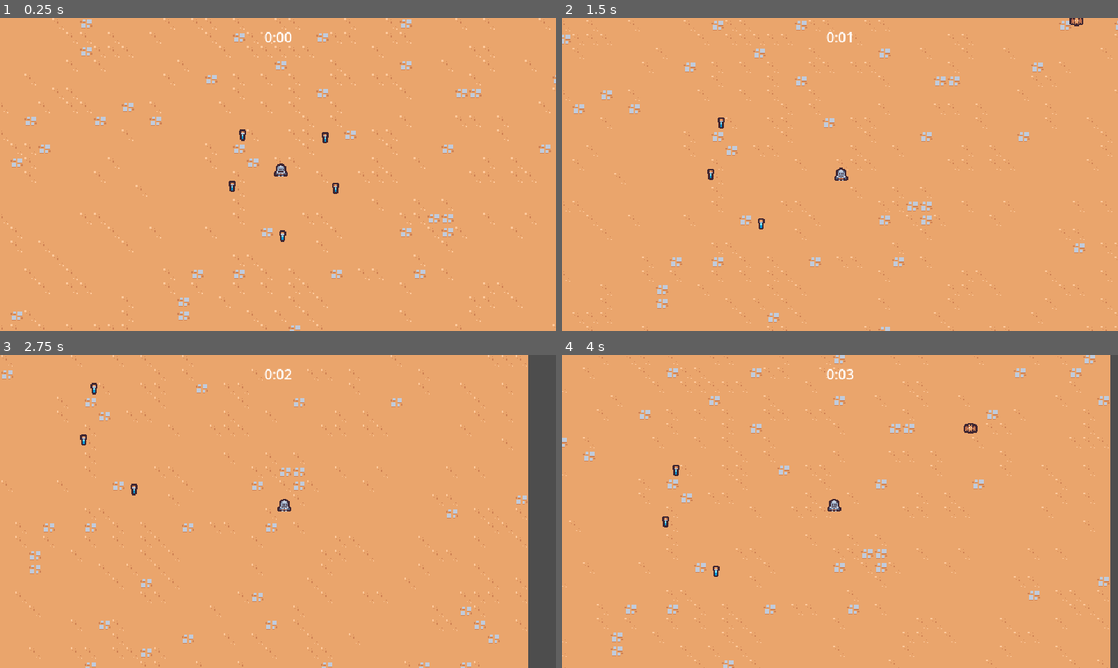
Above: before the commit, frames 1-4 (two rows, left to right).
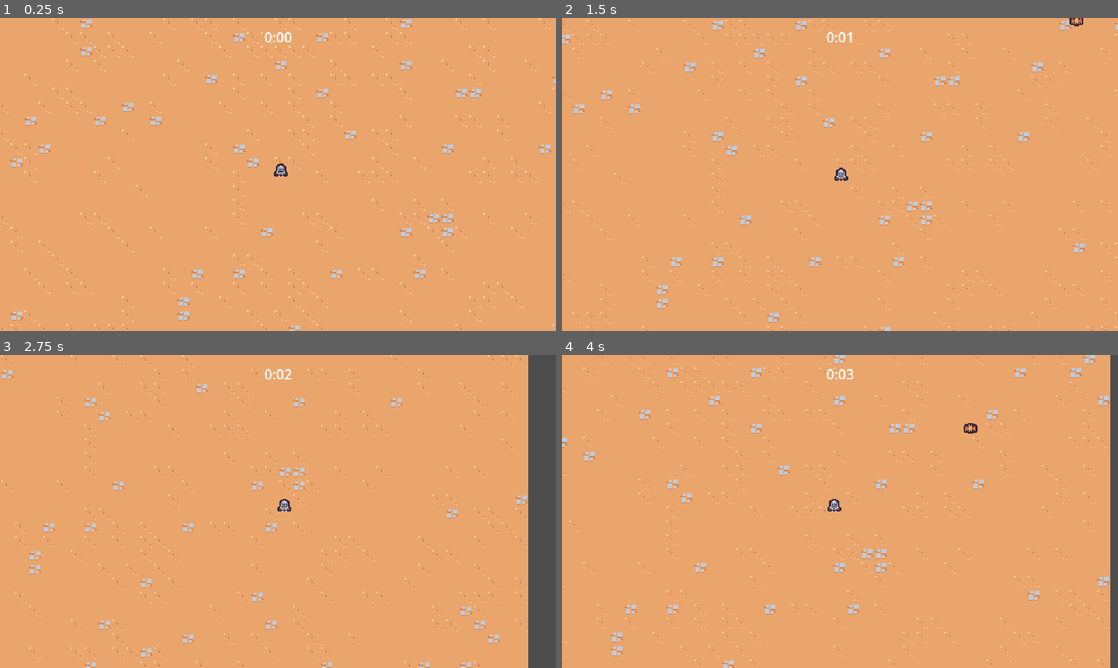
Above: after the commit, the same moments.

Repository: Osama-cs/GameDevPractise
Game: Godot game, scene res://scenes/main/main.tscn
Two runs of this game, one before a commit and one after it. Both use one fixed random seed, a clock stepped at 60 frames per second and the inputs below.
Inputs:
- Up to frame 1 (0.25 s): no input
- Up to frame 2 (1.5 s): hold D (move_right) 0.53-1.28 s; hold S (move_down) from 1.28 s (still down)
- Up to frame 3 (2.75 s): release S (move_down) at 2.03 s; hold D (move_right) from 2.03 s (still down)
- Up to frame 4 (4 s): release D (move_right) at 2.78 s; hold W (move_up) 2.78-3.53 s; hold A (move_left) from 3.53 s (still down)

The runs differ from the first frame. In frame 1, 0.2% of the frame differs, in the area x 41-61%, y 35-72%; in frame 2, 0.1%; in frame 3, 0.1%; in frame 4, 0.1%.

Commit message:
When you destroy an enemy a exp vial drops.

Diff:
--- /dev/null
+++ b/scenes/component/health_component.gd
@@ -0,0 +1,27 @@
+extends Node
+class_name HealthComponent
+
+signal died
+
+@export var max_health: float = 10
+var current_health
+
+func _ready():
+	current_health = max_health
+
+func damage(damage_amount: float):
+	#unoptimal code as it will allow health to go into the minues which we son't want.
+	#current_health -= damage_amount
+	current_health = max(current_health - damage_amount, 0)
+	#This will stop an error from appearing that will not affect the code.
+	Callable(check_death).call_deferred()
+
+
+
+func check_death():
+	if current_health == 0:
+		died.emit()
+		#an owner is a node that the main node of the child node. So right now in the healthComponent
+		#nothing is the owner but in the player node, the Player is the owner of evreything in that
+		#node.
+		owner.queue_free()
--- /dev/null
+++ b/scenes/component/health_component.tscn
@@ -0,0 +1,6 @@
+[gd_scene load_steps=2 format=3 uid="uid://bwfxrp0t0rmss"]
+
+[ext_resource type="Script" path="res://scenes/component/health_component.gd" id="1_cwaom"]
+
+[node name="HealthComponent" type="Node"]
+script = ExtResource("1_cwaom")
--- /dev/null
+++ b/scenes/component/vial_drop_component.gd
@@ -0,0 +1,26 @@
+extends Node
+
+
+@export_range(0, 1) var drop_percent: float = 0.5
+@export var health_component: Node
+@export var vial_scene: PackedScene
+
+
+func _ready():
+	(health_component as HealthComponent).died.connect(on_died)
+
+
+func on_died():
+	if randf() > drop_percent:
+		return
+
+	if vial_scene == null:
+		return
+
+	if not owner is Node2D:
+		return
+
+	var spawn_position = (owner as Node2D).global_position
+	var vial_instance = vial_scene.instantiate() as Node2D
+	owner.get_parent().add_child(vial_instance)
+	vial_instance.global_position = spawn_position
--- /dev/null
+++ b/scenes/component/vial_drop_component.tscn
@@ -0,0 +1,8 @@
+[gd_scene load_steps=3 format=3 uid="uid://dmqf0w320m34r"]
+
+[ext_resource type="Script" path="res://scenes/component/vial_drop_component.gd" id="1_jpbjc"]
+[ext_resource type="PackedScene" uid="uid://bqj5eio2pacht" path="res://scenes/game_object/experience_vial/experience_vial.tscn" id="2_ukvsn"]
+
+[node name="VialDropComponent" type="Node"]
+script = ExtResource("1_jpbjc")
+vial_scene = ExtResource("2_ukvsn")
--- a/scenes/game_object/basic_enemy/basic_enemy.gd
+++ b/scenes/game_object/basic_enemy/basic_enemy.gd
@@ -2,6 +2,8 @@
 extends CharacterBody2D
 
 const MAX_SPEED = 40
+
+@onready var health_component: HealthComponent = $HealthComponent
 
 
 # Called when the node enters the scene tree for the first time.
@@ -24,4 +26,4 @@
 
 
 func on_area_entered(other_area: Area2D):
-	queue_free()
+	health_component.damage(100)
--- a/scenes/game_object/basic_enemy/basic_enemy.tscn
+++ b/scenes/game_object/basic_enemy/basic_enemy.tscn
@@ -1,7 +1,9 @@
-[gd_scene load_steps=5 format=3 uid="uid://demfmrdh6vcnj"]
+[gd_scene load_steps=7 format=3 uid="uid://demfmrdh6vcnj"]
 
 [ext_resource type="Texture2D" uid="uid://dct10bdhv4jdo" path="res://scenes/game_object/basic_enemy/basic_enemy.png" id="1_3ukm1"]
 [ext_resource type="Script" path="res://scenes/game_object/basic_enemy/basic_enemy.gd" id="1_qme3c"]
+[ext_resource type="PackedScene" uid="uid://bwfxrp0t0rmss" path="res://scenes/component/health_component.tscn" id="2_cyuah"]
+[ext_resource type="PackedScene" uid="uid://dmqf0w320m34r" path="res://scenes/component/vial_drop_component.tscn" id="3_omuwd"]
 
 [sub_resource type="CircleShape2D" id="CircleShape2D_lyvr0"]
 radius = 12.0
@@ -14,6 +16,11 @@
 collision_mask = 9
 motion_mode = 1
 script = ExtResource("1_qme3c")
+
+[node name="HealthComponent" parent="." instance=ExtResource("2_cyuah")]
+
+[node name="VialDropComponent" parent="." node_paths=PackedStringArray("health_component") instance=ExtResource("3_omuwd")]
+health_component = NodePath("../HealthComponent")
 
 [node name="Area2D" type="Area2D" parent="."]
 collision_layer = 0
--- a/scenes/main/main.tscn
+++ b/scenes/main/main.tscn
@@ -7,7 +7,6 @@
 [ext_resource type="TileSet" uid="uid://b2ataupoqyh0l" path="res://resources/tileset.tres" id="1_q3652"]
 [ext_resource type="PackedScene" uid="uid://cckkoltiy25el" path="res://scenes/manager/arena_time_manager.tscn" id="2_574pi"]
 [ext_resource type="PackedScene" uid="uid://c1j5dqltitcsy" path="res://scenes/manager/experience_manager.tscn" id="4_0avdw"]
-[ext_resource type="PackedScene" uid="uid://bqj5eio2pacht" path="res://scenes/game_object/experience_vial/experience_vial.tscn" id="7_pqho8"]
 
 [node name="Main" type="Node"]
 
@@ -30,18 +29,3 @@
 
 [node name="Player" parent="." instance=ExtResource("1_8164m")]
 position = Vector2(470, 332)
-
-[node name="ExperienceVial" parent="." instance=ExtResource("7_pqho8")]
-position = Vector2(414, 343)
-
-[node name="ExperienceVial2" parent="." instance=ExtResource("7_pqho8")]
-position = Vector2(426, 284)
-
-[node name="ExperienceVial3" parent="." instance=ExtResource("7_pqho8")]
-position = Vector2(521, 287)
-
-[node name="ExperienceVial4" parent="." instance=ExtResource("7_pqho8")]
-position = Vector2(533, 345)
-
-[node name="ExperienceVial5" parent="." instance=ExtResource("7_pqho8")]
-position = Vector2(472, 400)
Not shown: 1 places in scenes/main/main.tscn that only renumber resources
